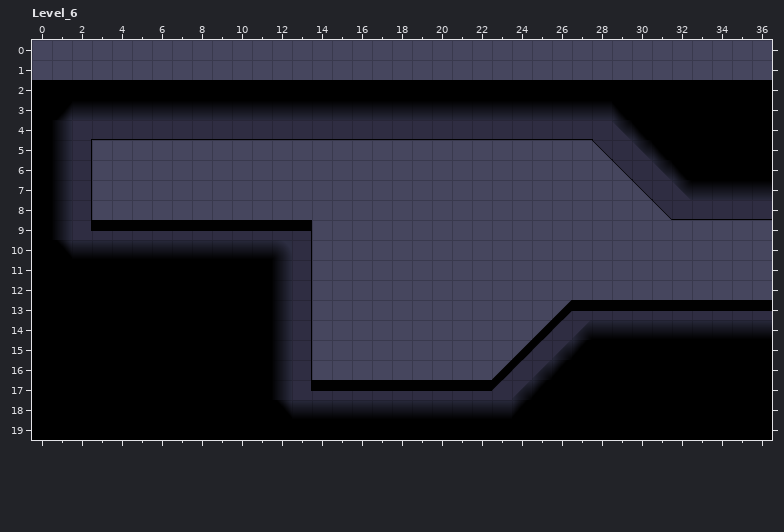
LDtk project -- Darkrise/Assets/Levels/ryoDemoLevel.ldtk. Above: the version before the commit.
Cells are 60x60 px. Shown: Level_6 x 0..36, y 0..19. The commit also changed other parts of the map, which this record leaves out. The old version is drawn lined up with the new one.
After the commit:
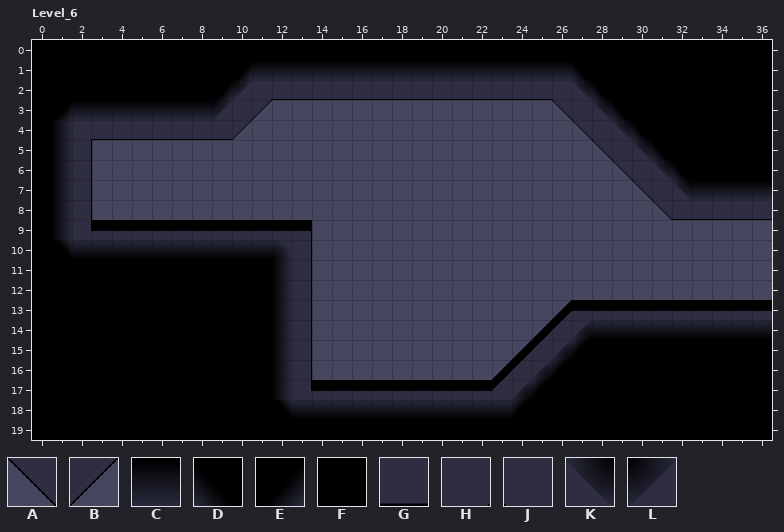
Key: from "Darkrise_Tilemap_5_4": A 44 flipped up-down, B 44 turned 180, C 54 flipped up-down, D 72 flipped up-down, E 72 turned 180, F 76, G 114 flipped up-down, H 116, J 116 flipped left-right, K 20 under 58 flipped up-down, L 20 under 58 turned 180.
_ is an empty cell.
Tiles replaced or removed in this view: C, F, G.
Diff:
Changed rows in their new state; . is an unchanged cell.
map size 37x18 -> 37x20 cells (old content now starts at 0,2; both pictures use the new coordinates)
Layer "Tiles":
first column x 0:
 0 FFFFFFFFFFFFFFFFFFFFFFFFFFFFFFFFFFFFF
 1 FFFFFFFFFFECCCCCCCCCCCCCCCCDFFFFFFFFF
 2 .........ELHGGGGGGGGGGGGGGJKD........
 3 .........LHB______________AJK........
 4 ..........B________________A.........
Where, in picture pixels (left, top, right, bottom), the same in both pictures:
changed: (32, 40, 772, 140)
